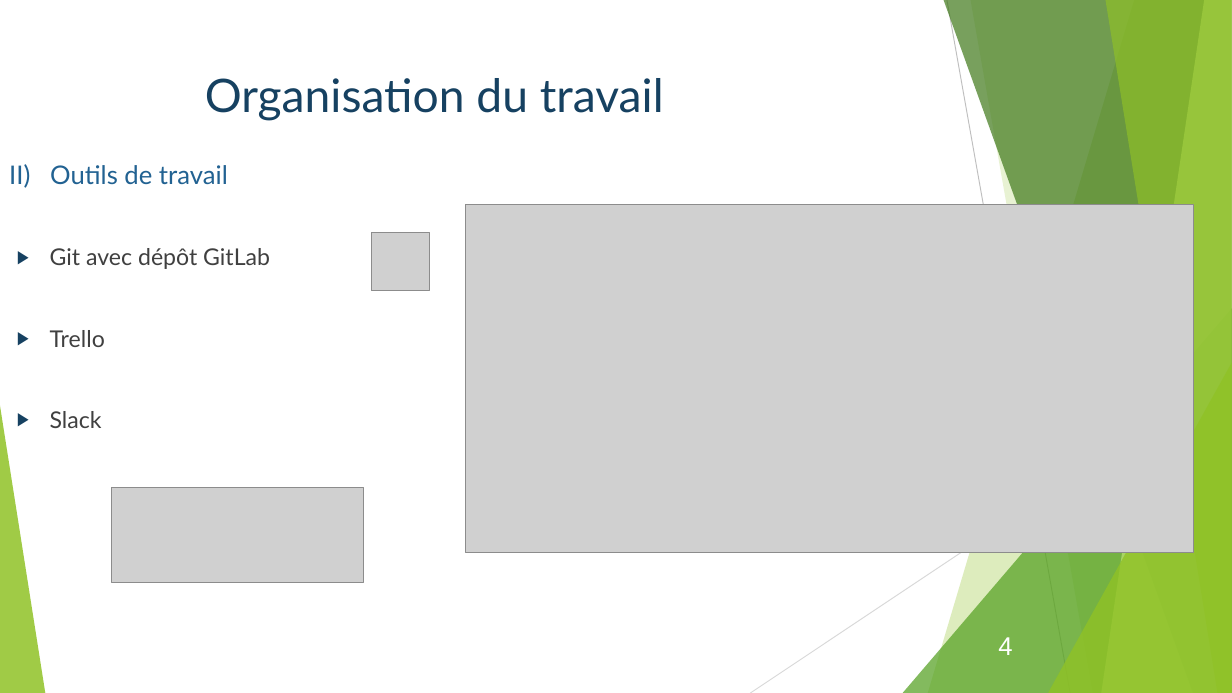
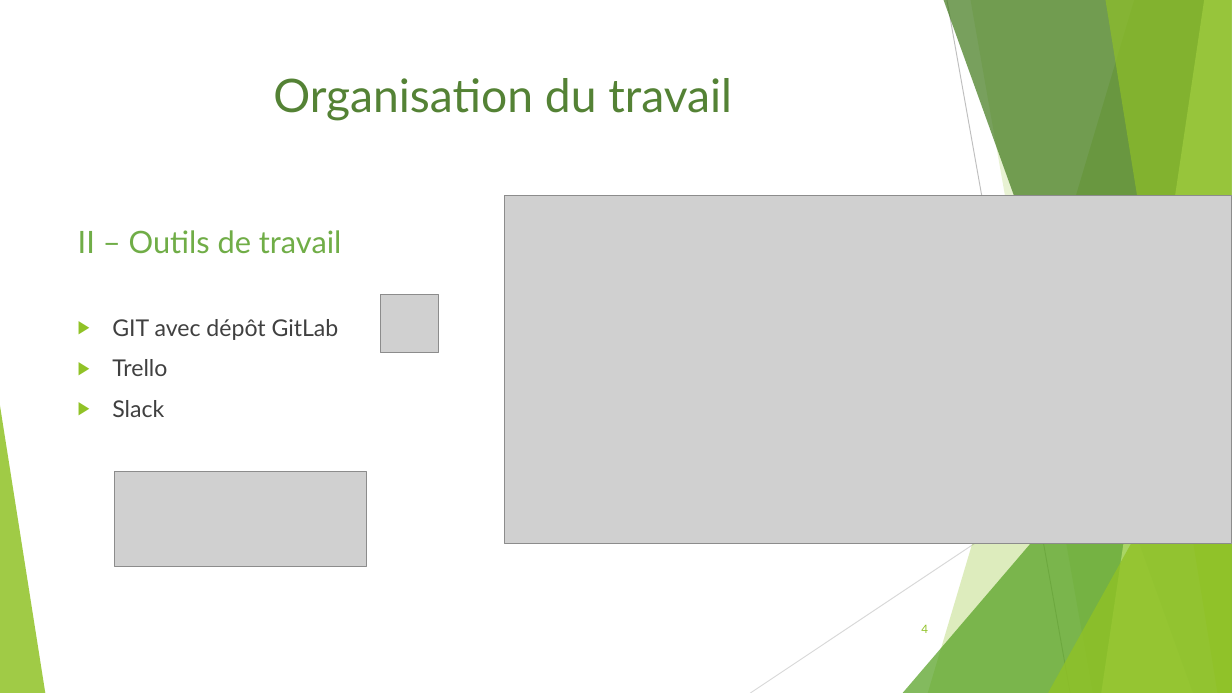
Before and after one commit to Bcante/recommandationSeries, a slide deck: slide 4 of diapoWebWindows.odp. Drawn at 1232x693 pixels with LibreOffice and Linux fonts; fonts in the diff are those of the drawing; grey boxes stand for pictures. Boxes give left, top, right and bottom in pixels: in the first picture for what was removed or moved away, otherwise in the second. Text is boxed around its words. In the diff, an @@ line names an element or a change of style, - is before the commit and + after.

```diff
--- a/diapoWebWindows.odp
+++ b/diapoWebWindows.odp
@@ title "Organisation du travail": place and size @@
-title "Organisation du travail" at box(205, 78, 664, 121)
+title "Organisation du travail" at box(273, 78, 732, 121)
@@ title "Organisation du travail" at box(273, 78, 732, 121): text colour #164161 to #548235 @@
@@ picture: place and size @@
-picture at box(466, 204, 1193, 553)
+picture at box(505, 195, 1232, 543)
@@ text "II – Outils de travail": place and size @@
-text "II – Outils de travail" at box(9, 164, 270, 428)
+text "II – Outils de travail" at box(78, 230, 342, 417)
@@ text at box(78, 230, 342, 340): text changed; size 20 to 24 pt; text colour #226292 to #70AD47 @@
-II) Outils de travail
-  ▶ Git avec dépôt GitLab
+II – Outils de travail
+▶ GIT avec dépôt GitLab
@@ picture: place and size @@
-picture at box(372, 233, 430, 291)
+picture at box(381, 295, 439, 353)
@@ text at box(112, 359, 167, 417): list level 2 to 1 in "Trello"; bullet colour #164161 to #90C226; list level 2 to 1 in "Slack" @@
@@ picture: place and size @@
-picture at box(112, 488, 364, 582)
+picture at box(115, 471, 367, 566)
@@ page number: place and size @@
-page number at box(998, 637, 1012, 655)
+page number at box(921, 624, 928, 633)
@@ page number at box(921, 624, 928, 633): size 20 to 9 pt, font Arial to Lato, text colour #FFFFFF to #90C226; alignment left to right; vertical alignment top to middle @@
```
Also in this commit, not shown: 10 other slides changed, 4 slides added, 2 slides removed.
